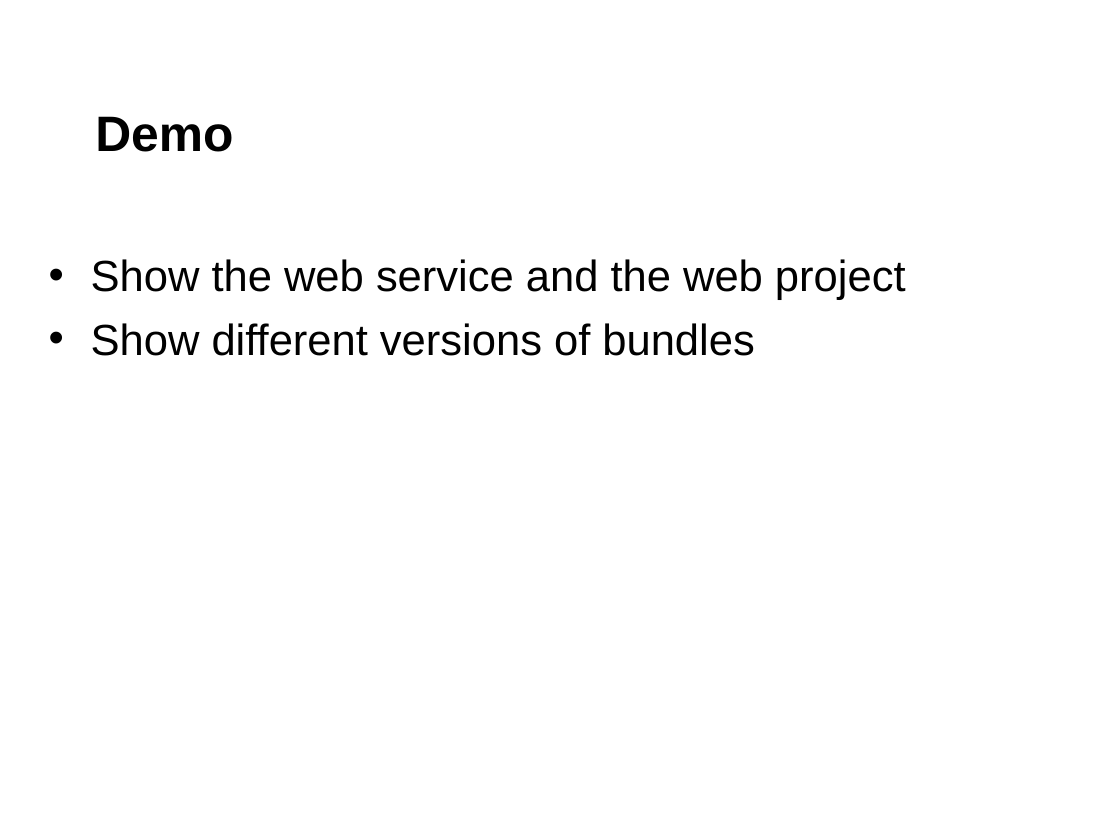
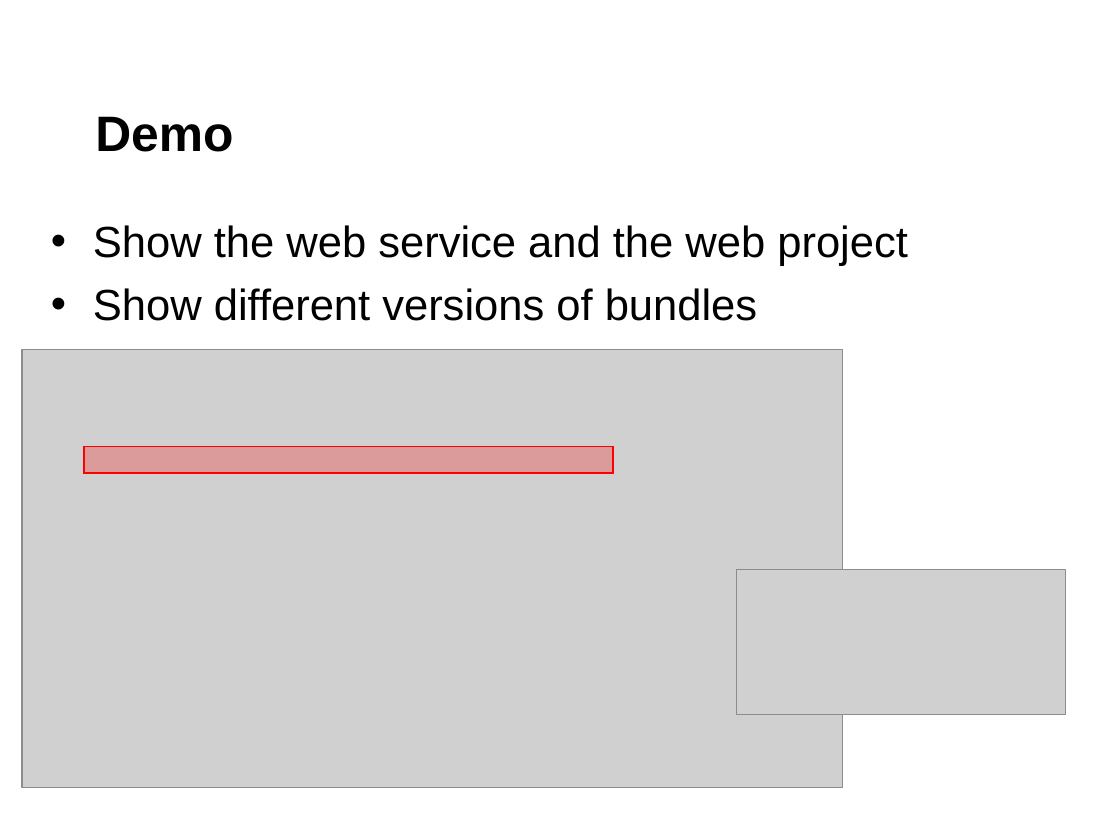
Before and after one commit to noushadali/osgi-samples, a slide deck: slide 15 of congress-registration/documentation/Webservice versioning using osgi.ppt. Drawn at 1120x840 pixels with LibreOffice and Linux fonts; fonts in the diff are those of the drawing; grey boxes stand for pictures. Boxes give left, top, right and bottom in pixels: in the first picture for what was removed or moved away, otherwise in the second. Text is boxed around its words. In the diff, an @@ line names an element or a change of style, - is before the commit and + after.

```diff
--- a/congress-registration/documentation/Webservice versioning using osgi.ppt
+++ b/congress-registration/documentation/Webservice versioning using osgi.ppt
@@ text "Show the web service and ...": place and size @@
-text "Show the web service and ..." at bbox=[91, 259, 906, 356]
+text "Show the web service and ..." at bbox=[93, 225, 908, 321]
@@ picture added at bbox=[22, 349, 842, 787] @@
@@ rectangle added at bbox=[84, 447, 613, 474], fill #FF0000 at 25% opacity, outline #FF0000 0.99 pt @@
@@ picture added at bbox=[736, 570, 1065, 715] @@
```
Also in this commit, not shown: 4 other slides changed, 14 other files.
